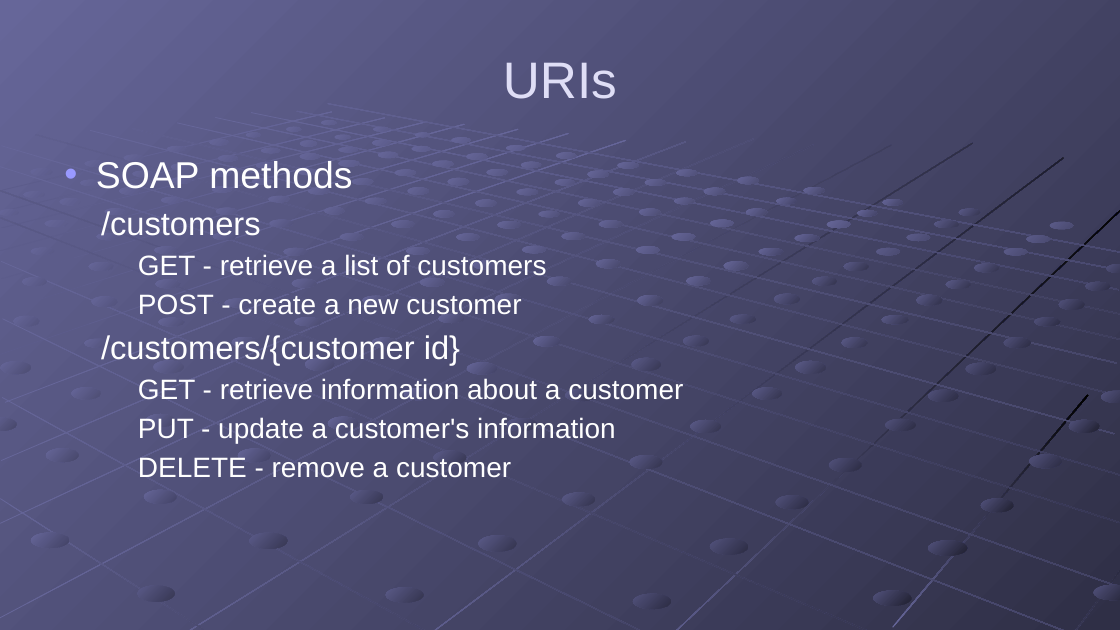
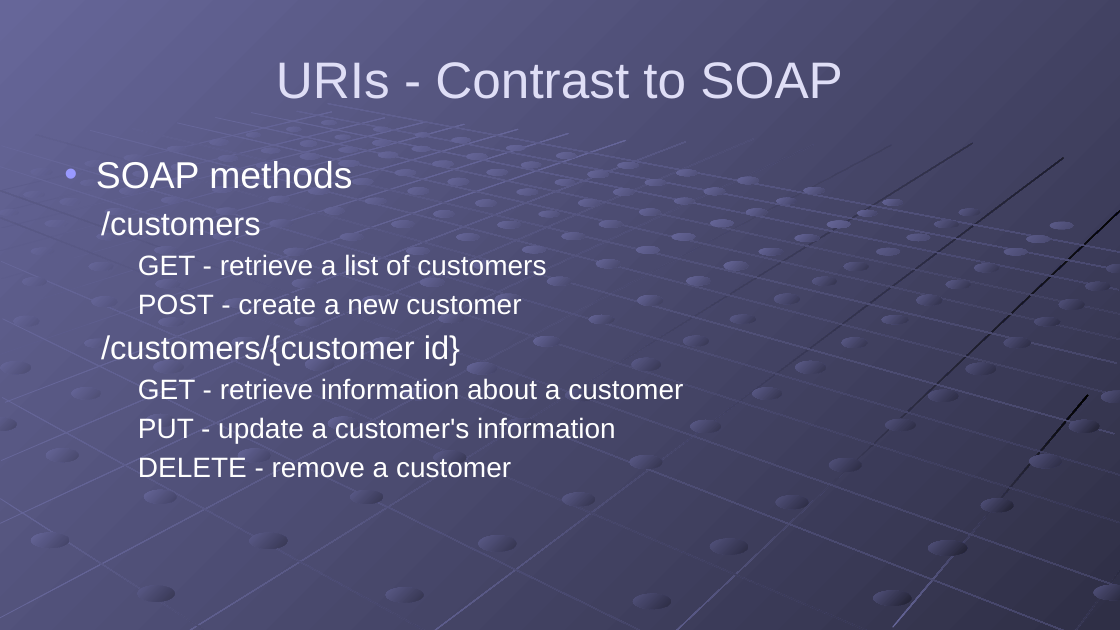
Before and after one commit to gregsohl/RESTFul_API_Presentation, a slide deck: slide 14 of Presentation/RESTful APIs.pptx. Drawn at 1120x630 pixels with LibreOffice and Linux fonts; fonts in the diff are those of the drawing. Boxes give left, top, right and bottom in pixels: in the first picture for what was removed or moved away, otherwise in the second. Text is boxed around its words. In the diff, an @@ line names an element or a change of style, - is before the commit and + after.

```diff
--- a/Presentation/RESTful APIs.pptx
+++ b/Presentation/RESTful APIs.pptx
@@ title at (276,62,842,99): text changed @@
-URIs
+URIs - Contrast to SOAP
```
Also in this commit, not shown: 2 other slides changed.
